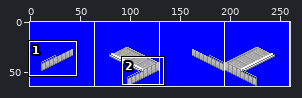
Edited in one commit: pixel-art file (aseprite/underground_enterance.aseprite). Above: a wide view before the commit, with the close-up outlined.
Close-up. Old version:
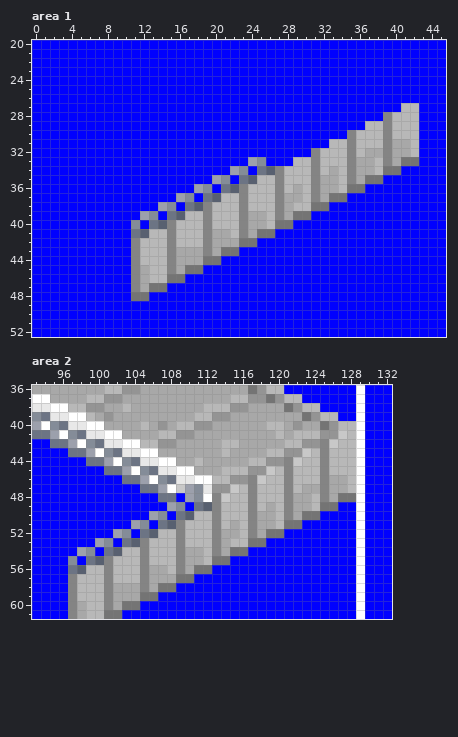
260x64 pixels, 1 frame. Colours within 5 levels of each other are drawn and written as one. Shown: area 1: x 0..45, y 20..52; area 2: x 93..132, y 36..61. The commit also changed other parts of the picture, which this record leaves out.
After:
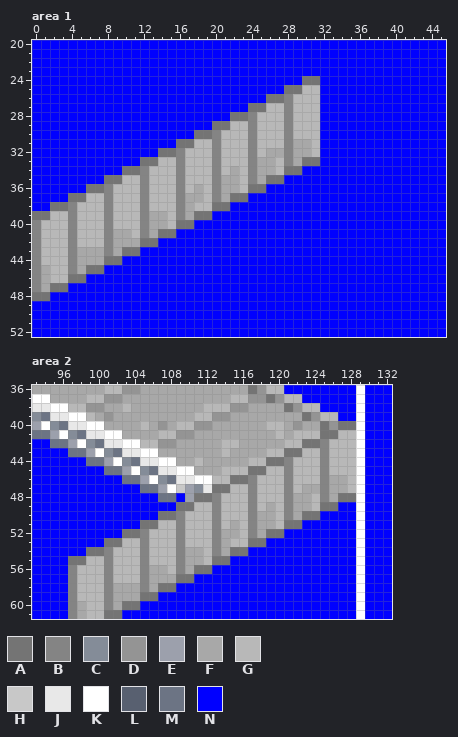
Palette (. is transparent): A #747474  B #848484  C #848c98  D #949494  E #9ca0ac  F #a8a8a8  G #b8b8b8  H #c8c8c8  J #e8e8e8  K #ffffff  L #586070  M #6c7484  N #0000ff
The exact change:
{"where": "area 1, layer \"Back\""}
{"y":24,"x":30,"old":"NN","new":"AA"}
{"y":25,"x":28,"old":"NNNN","new":"AAGG"}
{"y":26,"x":26,"old":"NNNNNN","new":"AABGGG"}
{"y":27,"x":24,"old":"NNNNNNNN","new":"AAGGBGGG"}
{"y":27,"x":41,"old":"GG","new":"NN"}
{"y":28,"x":22,"old":"NNNNNNNNNN","new":"AABGGGBGGG"}
{"y":28,"x":39,"old":"BGGG","new":"NNNN"}
{"y":29,"x":20,"old":"NNNNNNNNNNNN","new":"AAGGBGGGBGGG"}
{"y":29,"x":37,"old":"GGBGGG","new":"NNNNNN"}
{"y":30,"x":18,"old":"NNNNNNNNNNNNNN","new":"AABGGGBGGGBGGG"}
{"y":30,"x":35,"old":"BGGGBGGG","new":"NNNNNNNN"}
{"y":31,"x":16,"old":"NNNNNNNNNNNNNNNN","new":"AAGGBGGGBGGGBFFG"}
{"y":31,"x":33,"old":"GGBGGGBFFG","new":"NNNNNNNNNN"}
{"y":32,"x":14,"old":"NNNNNNNNNNNNNNNNNBGGGBGFFBFFG","new":"AABGGGBGGGBGFFBFFGNNNNNNNNNNN"}
{"y":33,"x":12,"old":"NNNNNNNNNNNNECNNNGGBGGGBFFGBFAA","new":"AAGGBGGGBGGGBFFGBFAANNNNNNNNNNN"}
{"y":34,"x":10,"old":"NNNNNNNNNNNNECNMLBGGGBGFGBFFGAA","new":"AABGGGBGGGBGFGBFFGAANNNNNNNNNNN"}
{"y":35,"x":8,"old":"NNNNNNNNNNNNECNMLGGBGGGBFFGBFAA","new":"AAGGBGGGBGGGBFFGBFAANNNNNNNNNNN"}
{"y":36,"x":6,"old":"NNNNNNNNNNNNECNMLBGGGBGFGBFFGAA","new":"AABGGGBGGGBGFGBFFGAANNNNNNNNNNN"}
{"y":37,"x":4,"old":"NNNNNNNNNNNNECNMLGGBGGGBFFGBFAA","new":"AAGGBGGGBGGGBFFGBFAANNNNNNNNNNN"}
{"y":38,"x":2,"old":"NNNNNNNNNNNNECNMLBGGGBGGGBFGGAA","new":"AABGGGBGGGBGGGBFGGAANNNNNNNNNNN"}
{"y":39,"x":0,"old":"NNNNNNNNNNNNECNMLGGBGGGBFFGBFAA","new":"AAGGBGGGBGGGBFFGBFAANNNNNNNNNNN"}
{"y":40,"x":0,"old":"NNNNNNNNNNNCNMLBGGGBGGGBFFGAA","new":"BGGGBGGGBGGGBFFGAANNNNNNNNNNN"}
{"y":41,"x":0,"old":"NNNNNNNNNNNMLGGBGGGBFFGBFAA","new":"BGGGBGGGBFFGBFAANNNNNNNNNNN"}
{"y":42,"x":0,"old":"NNNNNNNNNNNBGGGBGGGBFFFAA","new":"BGGGBGGGBFFFAANNNNNNNNNNN"}
{"y":43,"x":0,"old":"NNNNNNNNNNNBGGGBFFFBFAA","new":"BGGGBFFFBFAANNNNNNNNNNN"}
{"y":44,"x":0,"old":"NNNNNNNNNN","new":"BGGGBFFFAA"}
{"y":44,"x":11,"old":"BGGGBFFFAA","new":"NNNNNNNNNN"}
{"y":45,"x":0,"old":"NNNNNNNN","new":"BFGGBFAA"}
{"y":45,"x":11,"old":"BFGGBFAA","new":"NNNNNNNN"}
{"y":46,"x":0,"old":"NNNNNN","new":"BFGGAA"}
{"y":46,"x":11,"old":"BFGGAA","new":"NNNNNN"}
{"y":47,"x":0,"old":"NNNN","new":"BFAA"}
{"y":47,"x":11,"old":"BFAA","new":"NNNN"}
{"y":48,"x":0,"old":"NN","new":"AA"}
{"y":48,"x":11,"old":"AA","new":"NN"}
{"where": "area 2, layer \"Back\""}
{"y":40,"x":127,"old":"GG","new":"AA"}
{"y":41,"x":125,"old":"DDH","new":"AAG"}
{"y":42,"x":123,"old":"DD","new":"AA"}
{"y":42,"x":126,"old":"H","new":"G"}
{"y":43,"x":121,"old":"DDH","new":"AAG"}
{"y":44,"x":119,"old":"DD","new":"AA"}
{"y":44,"x":122,"old":"H","new":"G"}
{"y":45,"x":117,"old":"DDH","new":"AAG"}
{"y":46,"x":115,"old":"DD","new":"AA"}
{"y":46,"x":118,"old":"H","new":"G"}
{"y":47,"x":113,"old":"DDH","new":"AAG"}
{"y":48,"x":111,"old":"CK","new":"AA"}
{"y":48,"x":114,"old":"H","new":"G"}
{"y":49,"x":108,"old":"ECNML","new":"NAAGG"}
{"y":50,"x":106,"old":"ECNML","new":"NAABG"}
{"y":51,"x":104,"old":"ECNML","new":"NAAGG"}
{"y":52,"x":102,"old":"ECNML","new":"NAABG"}
{"y":53,"x":100,"old":"ECNML","new":"NAAGG"}
{"y":54,"x":98,"old":"ECNML","new":"NAABG"}
{"y":55,"x":97,"old":"CNML","new":"AAGG"}
{"y":56,"x":97,"old":"ML","new":"BG"}
{"label":"changed","picture_box":[32,76,419,301]}
{"label":"changed","picture_box":[68,421,356,574]}
